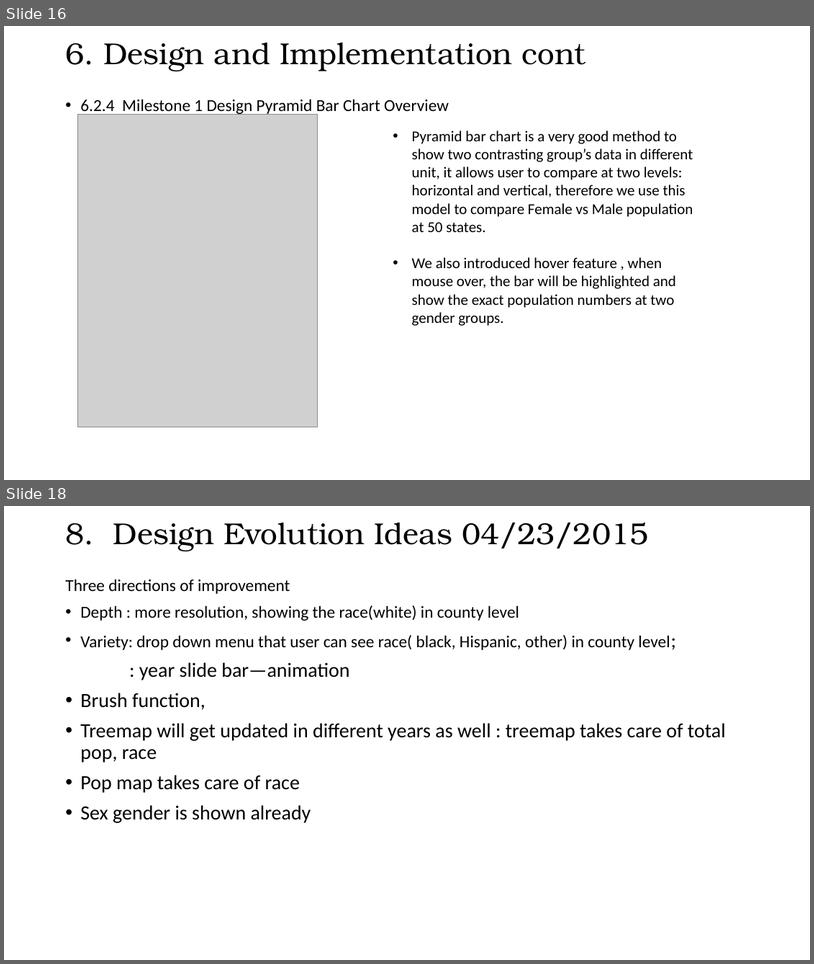
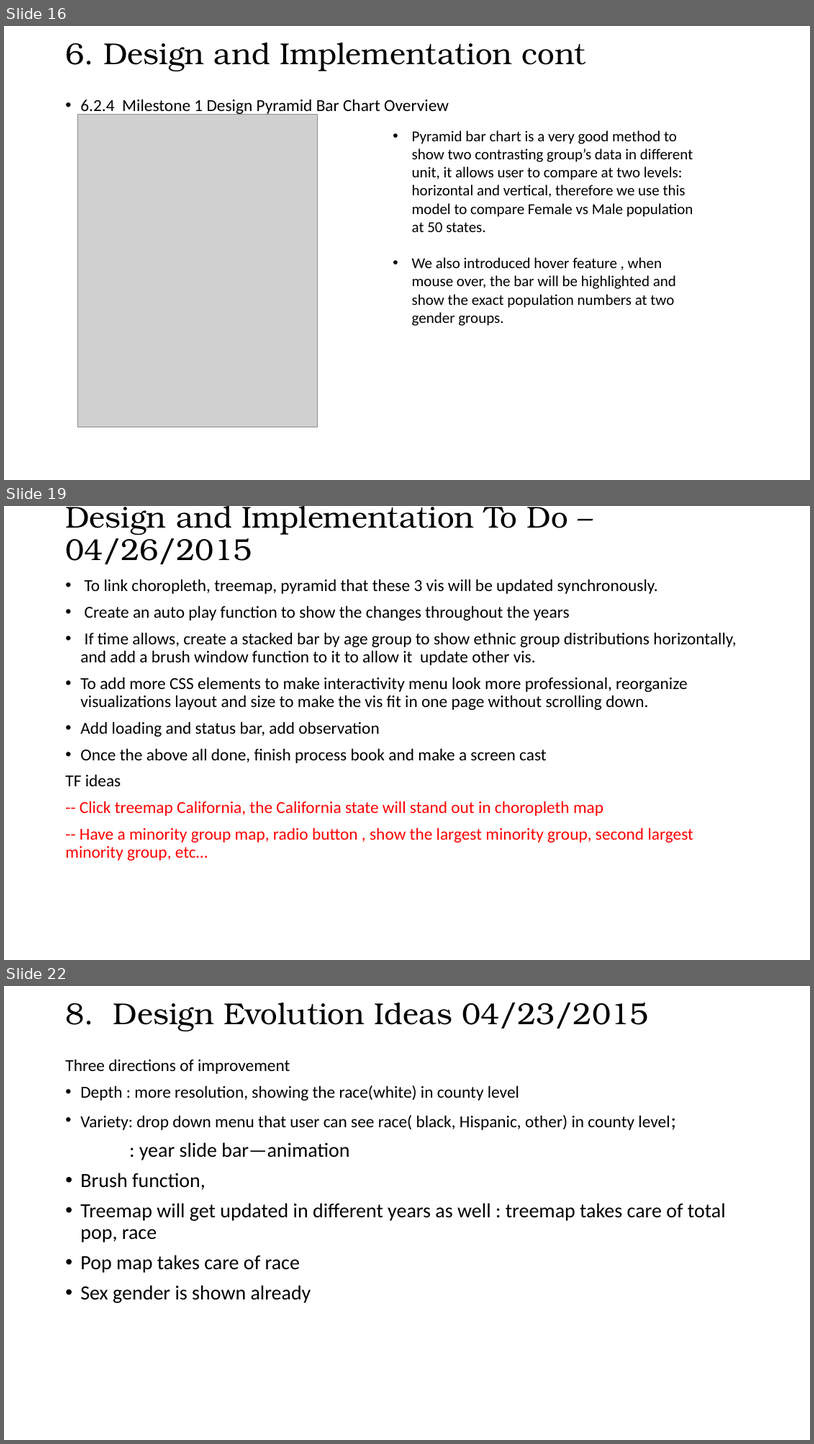
Before and after one commit to dingchaoz/dingchaoz.github.io, a slide deck: Ing..Process Book - MileStone.pptx. Shown one above the other, each under a label of ours: slides 16 and 18 before the commit, slides 16, 19 and 22 after it; the slides between them are not shown. The pictures are 814x964 and 814x1444 pixels, drawn with LibreOffice and Linux fonts; fonts in the diff are those of the drawing; grey boxes stand for pictures. Boxes give left, top, right and bottom in pixels: in the first picture for what was removed or moved away, otherwise in the second. Text is boxed around its words. In the diff, an @@ line names an element or a change of style, - is before the commit and + after.

```diff
--- a/Ing..Process Book - MileStone.pptx
+++ b/Ing..Process Book - MileStone.pptx
@@ slide 19 added at <box>4,506,810,960</box>, background #FFFFFF @@
@@ title added at <box>65,506,568,564</box>, 36 pt, text #000000 @@
+Design and Implementation To Do – 04/26/2015
@@ text added at <box>65,579,736,860</box>, 20 pt, text #000000 @@
+• To link choropleth, treemap, pyramid that these 3 vis will be updated synchronously.
+• Create an auto play function to show the changes throughout the years
+• If time allows, create a stacked bar by age group to show ethnic group distributions horizontally, and add a brush window function to it to allow it update other vis.
+• To add more CSS elements to make interactivity menu look more professional, reorganize visualizations layout and size to make the vis fit in one page without scrolling down.
+• Add loading and status bar, add observation
+• Once the above all done, finish process book and make a screen cast
+TF ideas
+-- Click treemap California, the California state will stand out in choropleth map
+-- Have a minority group map, radio button , show the largest minority group, second largest minority group, etc…
@@ what was slide 18 is now slide 22 @@
```
Also in this commit, not shown: 2 slides changed, 2 other slides added, 1 slide removed, 2 other files.
